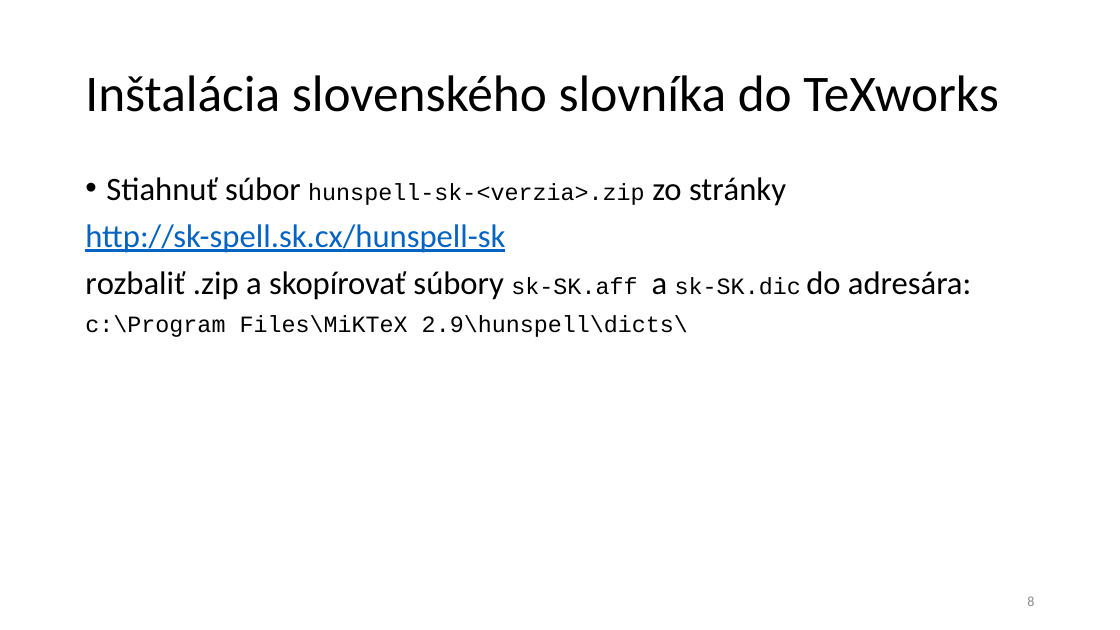
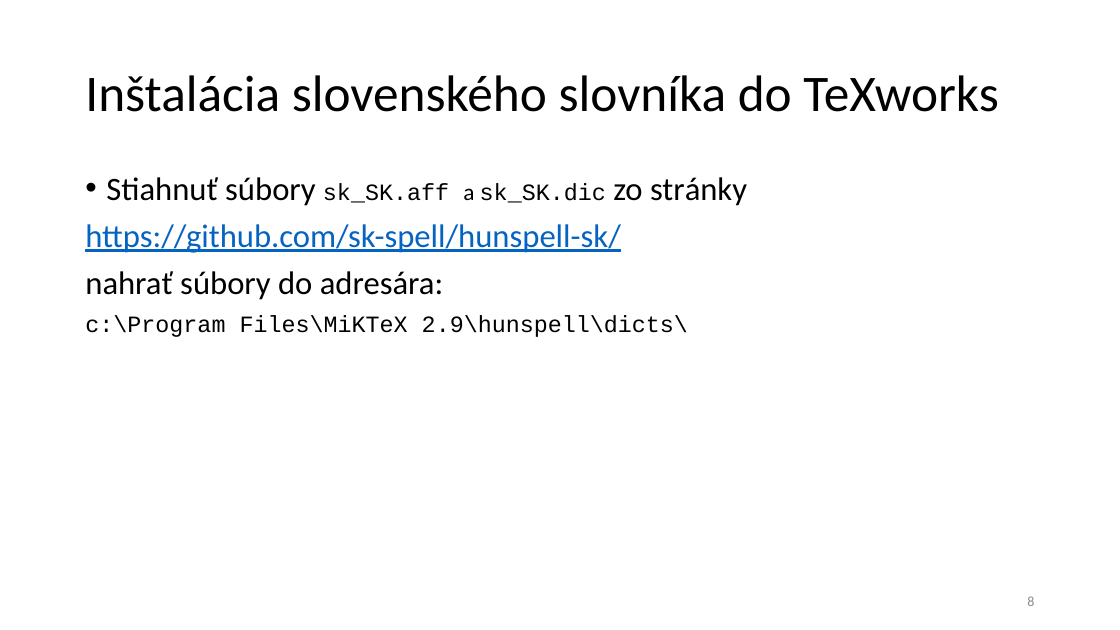
Before and after one commit to LRjunior/XeLaTeX, a slide deck: slide 8 of kurz XeLaTeX.pptx. Drawn at 1120x630 pixels with LibreOffice and Linux fonts; fonts in the diff are those of the drawing. Boxes give left, top, right and bottom in pixels: in the first picture for what was removed or moved away, otherwise in the second. Text is boxed around its words. In the diff, an @@ line names an element or a change of style, - is before the commit and + after.

```diff
--- a/kurz XeLaTeX.pptx
+++ b/kurz XeLaTeX.pptx
@@ text at [85, 177, 747, 300]: text changed @@
-• Stiahnuť súbor hunspell-sk-<verzia>.zip zo stránky
-http://sk-spell.sk.cx/hunspell-sk
-rozbaliť .zip a skopírovať súbory sk-SK.aff a sk-SK.dic do adresára:
+• Stiahnuť súbory sk_SK.aff a sk_SK.dic zo stránky
+https://github.com/sk-spell/hunspell-sk/
+nahrať súbory do adresára:
```
Also in this commit, not shown: 1 other slide changed.
